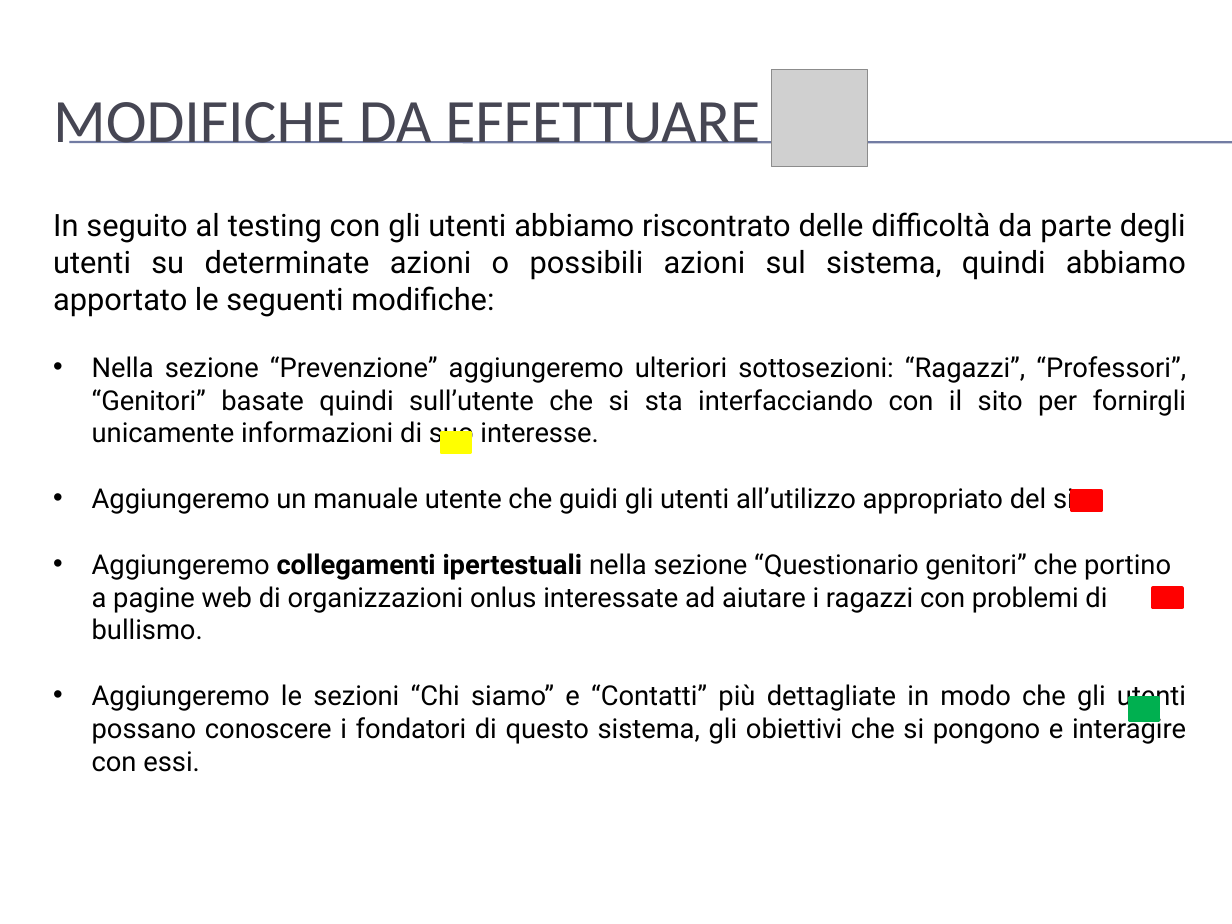
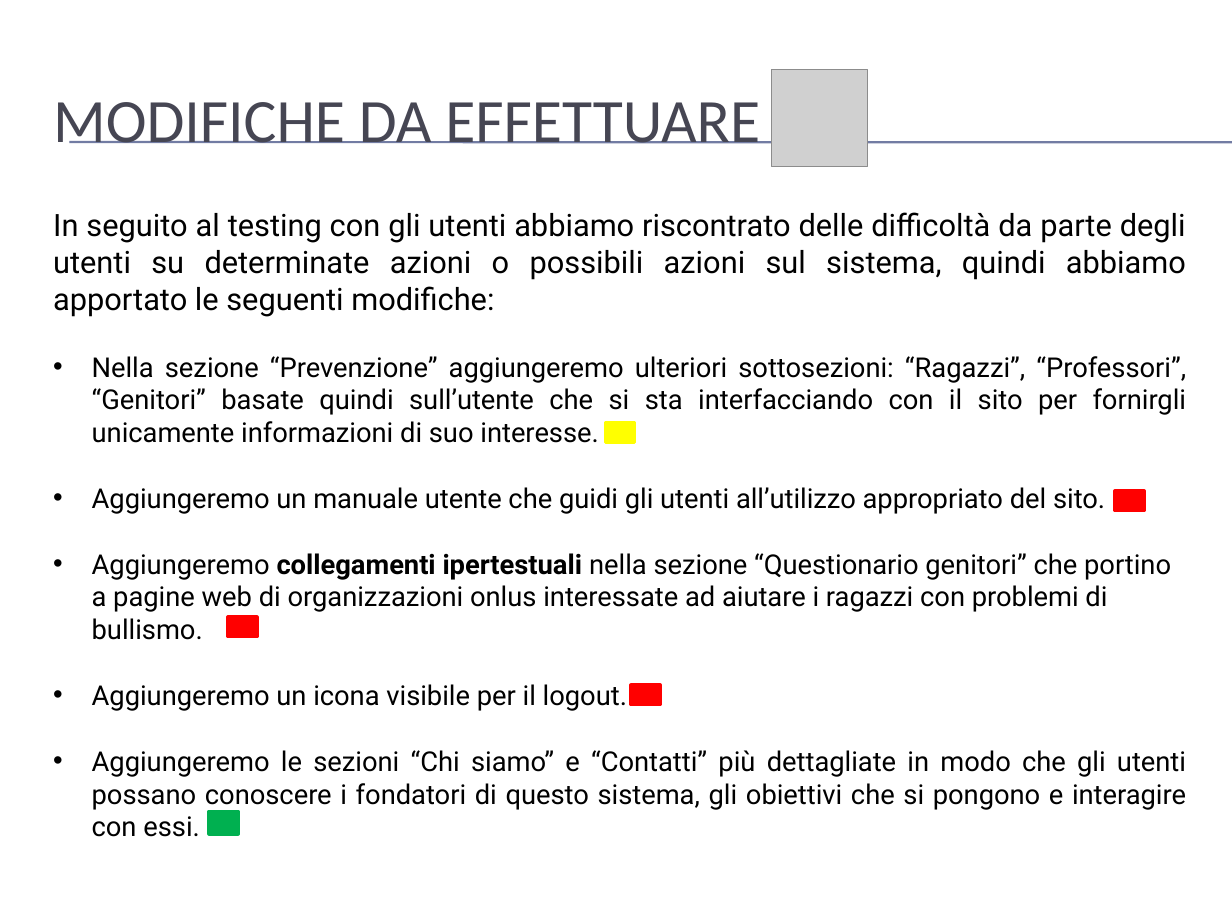
Before and after one commit to mario-santoro/Bullyingless, a slide deck: slide 20 of Assignment n.4/presentazione.pptx (slide 19 before the commit). Drawn at 1232x924 pixels with LibreOffice and Linux fonts; fonts in the diff are those of the drawing; grey boxes stand for pictures; background and template pictures are left out. Boxes give left, top, right and bottom in pixels: in the first picture for what was removed or moved away, otherwise in the second. Text is boxed around its words. In the diff, an @@ line names an element or a change of style, - is before the commit and + after.

```diff
--- a/Assignment n.4/presentazione.pptx
+++ b/Assignment n.4/presentazione.pptx
@@ rectangle: place and size @@
-rectangle at bbox=[441, 432, 471, 452]
+rectangle at bbox=[606, 424, 636, 444]
@@ rectangle: place and size @@
-rectangle at bbox=[1072, 492, 1101, 511]
+rectangle at bbox=[1115, 492, 1145, 511]
@@ rectangle: place and size @@
-rectangle at bbox=[1153, 588, 1183, 607]
+rectangle at bbox=[228, 617, 257, 637]
@@ text at bbox=[92, 684, 627, 711]: paragraph added @@
+• Aggiungeremo un icona visibile per il logout.
@@ rectangle added at bbox=[631, 685, 660, 705], fill #FF0000, outline #FF0000 2 pt @@
@@ rectangle: place and size @@
-rectangle at bbox=[1130, 697, 1159, 719]
+rectangle at bbox=[209, 811, 239, 833]
```
Also in this commit, not shown: 2 other slides changed, 1 slide added.
